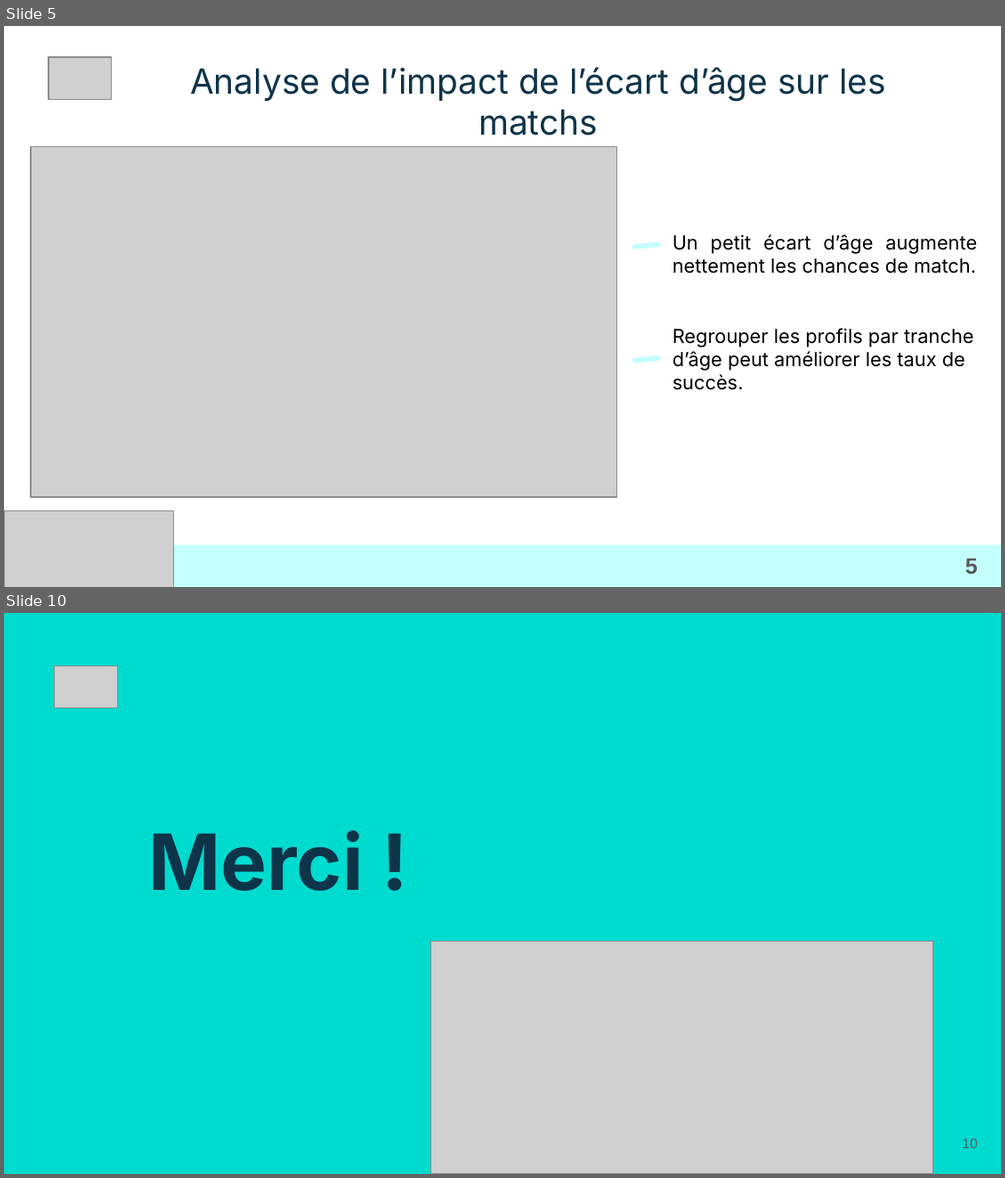
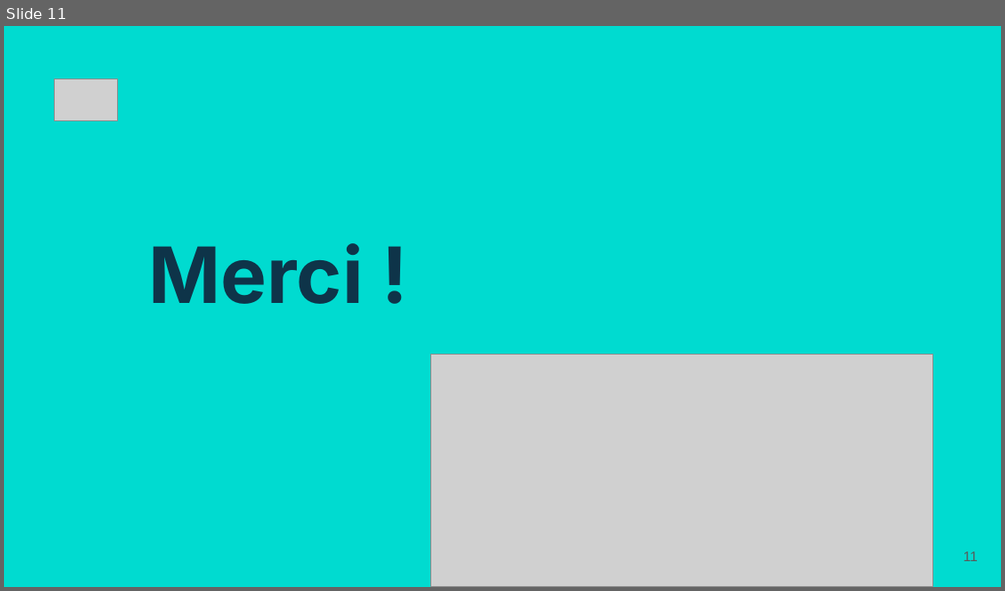
Before and after one commit to LoicV17/LoicValentini_Jedha_Certifications, a slide deck: CDSD_Concepteur_Developpeur_Sciences_Donnees/Presentations/ppt_versions/Bloc3_CDSD_Loic_Valentini.pptx. Shown one above the other, each under a label of ours: slides 5 and 10 before the commit, slide 11 after it; the slides between them are not shown. The pictures are 1005x1178 and 1005x591 pixels, drawn with LibreOffice and Linux fonts; fonts in the diff are those of the drawing; grey boxes stand for pictures. Boxes give left, top, right and bottom in pixels: in the first picture for what was removed or moved away, otherwise in the second. Text is boxed around its words. In the diff, an @@ line names an element or a change of style, - is before the commit and + after.

```diff
--- a/CDSD_Concepteur_Developpeur_Sciences_Donnees/Presentations/ppt_versions/Bloc3_CDSD_Loic_Valentini.pptx
+++ b/CDSD_Concepteur_Developpeur_Sciences_Donnees/Presentations/ppt_versions/Bloc3_CDSD_Loic_Valentini.pptx
@@ slide 5 removed at (4, 26, 1001, 587), background #FFFFFF @@
@@ picture removed at (48, 57, 112, 99) @@
@@ title removed at (190, 67, 886, 102) @@
-Analyse de l’impact de l’écart d’âge sur les matchs
@@ picture removed at (31, 147, 617, 497) @@
@@ text removed at (672, 234, 977, 390) @@
-Un petit écart d’âge augmente nettement les chances de match.
-Regrouper les profils par tranche d’âge peut améliorer les taux de succès.
@@ rounded rectangle removed at (631, 242, 661, 249) @@
@@ rounded rectangle removed at (631, 355, 661, 363) @@
@@ picture removed at (4, 510, 173, 587) @@
@@ rectangle removed at (5, 544, 1001, 586) @@
@@ page number removed at (965, 558, 978, 573) @@
-5
@@ what was slide 10 is now slide 11 @@
@@ page number at (963, 551, 978, 561): text changed @@
-10
+11
```
Also in this commit, not shown: 2 slides changed, 8 slides added, 6 other slides removed, 2 other files.
